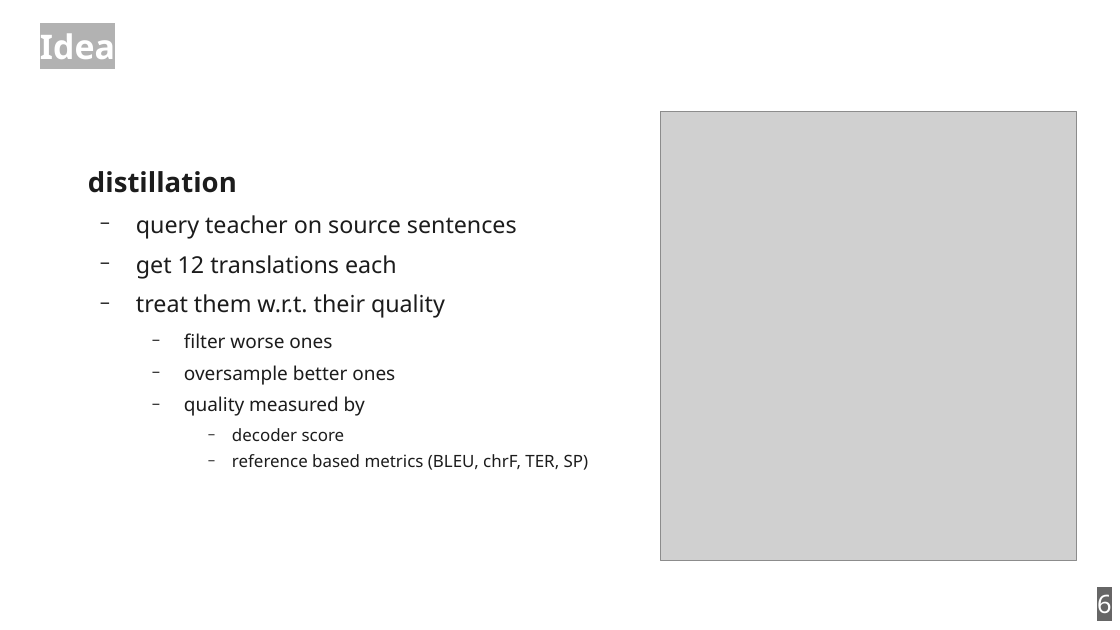
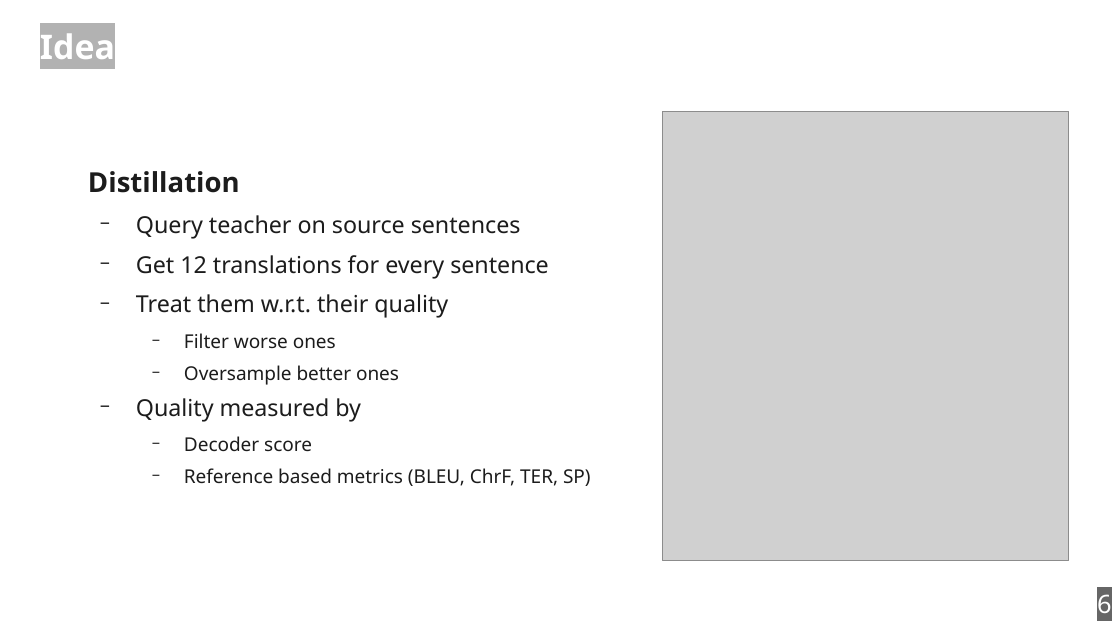
Before and after one commit to zouharvi/reference-mt-distill, a slide deck: slide 6 of meta/final_presentation.odp. Drawn at 1120x630 pixels with LibreOffice and Linux fonts; fonts in the diff are those of the drawing; grey boxes stand for pictures. Boxes give left, top, right and bottom in pixels: in the first picture for what was removed or moved away, otherwise in the second. Text is boxed around its words. In the diff, an @@ line names an element or a change of style, - is before the commit and + after.

```diff
--- a/meta/final_presentation.odp
+++ b/meta/final_presentation.odp
@@ picture resized from (x1=661, y1=111, x2=1077, y2=561) to (x1=663, y1=111, x2=1069, y2=561) @@
@@ text at (x1=88, y1=171, x2=591, y2=486): text changed @@
-distillation
-  − query teacher on source sentences
-  − get 12 translations each
-  − treat them w.r.t. their quality
-    − filter worse ones
-    − oversample better ones
-    − quality measured by
-      − decoder score
-      − reference based metrics (BLEU, chrF, TER, SP)
+Distillation
+  − Query teacher on source sentences
+  − Get 12 translations for every sentence
+  − Treat them w.r.t. their quality
+    − Filter worse ones
+    − Oversample better ones
+  − Quality measured by
+    − Decoder score
+    − Reference based metrics (BLEU, ChrF, TER, SP)
```
Also in this commit, not shown: 12 other slides changed, 1 slide added.
